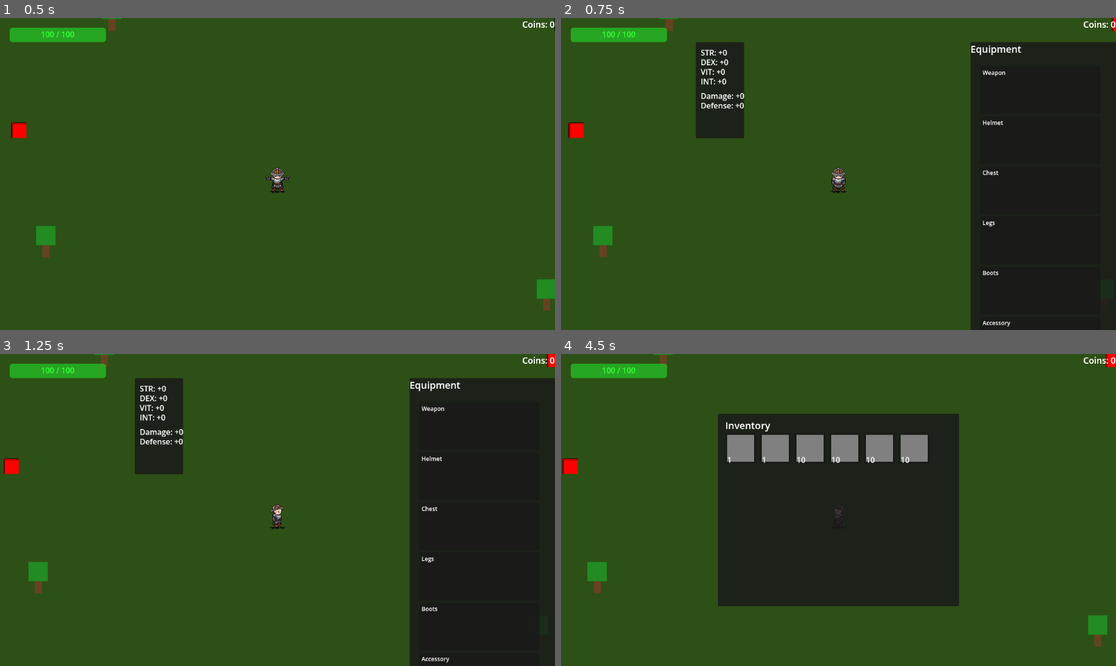
Above: before the commit, frames 1-4 (two rows, left to right).
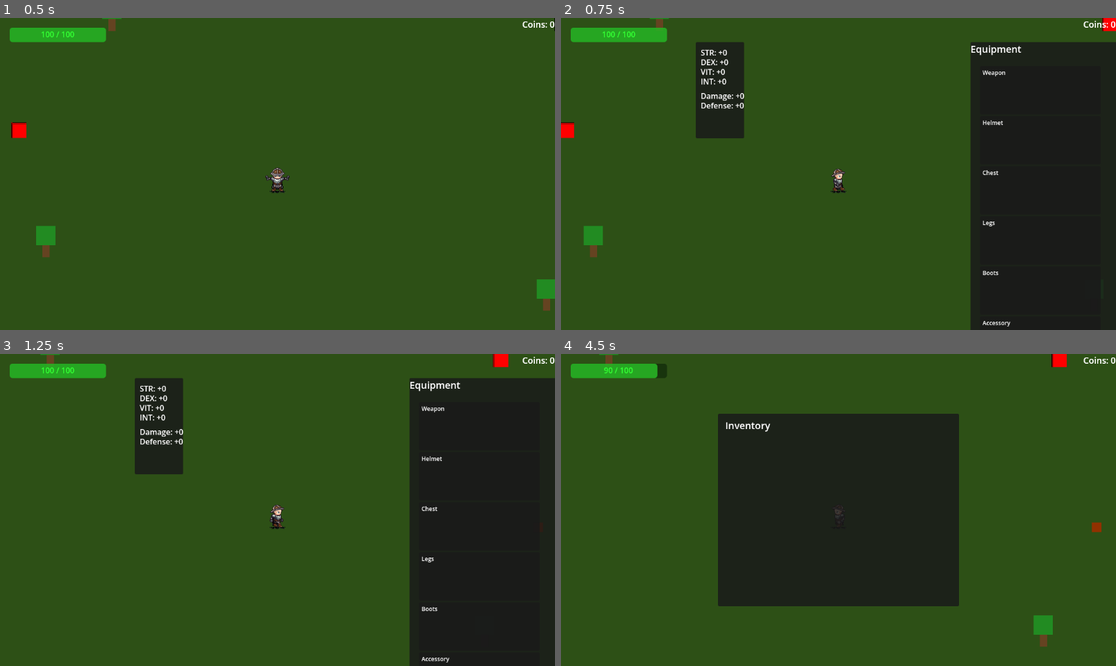
Above: after the commit, the same moments.

Repository: koukous/late-adventure
Game: Godot game, scene res://scenes/maps/wilderness_forest.tscn
Two runs of this game, one before a commit and one after it. Both use one fixed random seed, a clock stepped at 60 frames per second and the inputs below. This scene is started directly instead of the project's main scene. Sound files missing from this copy of the repository are replaced by a short silence.
Inputs (mouse positions are in pixels of both pictures, inside the frame that each line leads up to):
- Up to frame 1 (0.5 s): no input
- Up to frame 2 (0.75 s): tap Enter (ui_accept) at 0.5 s; move the mouse to (960, 158) at 0.52 s; hold D (move_right) from 0.53 s (still down); hold C (ui_equipment) from 0.53 s (still down); click (960, 158) at 0.6 s
- Up to frame 3 (1.25 s): keep holding D (move_right); keep holding C (ui_equipment); tap Enter (ui_accept) at 0.77 s
- Up to frame 4 (4.5 s): move the mouse to (727, 525) at 1.27 s; release D (move_right) at 1.28 s; release C (ui_equipment) at 1.28 s; hold S (move_down) 1.28-2.03 s; tap C (ui_equipment) at 1.35, 2.85, 4.35 s; tap Enter (ui_accept) at 1.52, 3.02, 3.5, 3.77 s; click (727, 525) at 1.55 s; move the mouse to (894, 441) at 2.02 s; hold D (move_right) 2.03-2.78 s; hold C (ui_equipment) 2.03-2.78 s; click (894, 441) at 2.1 s; move the mouse to (810, 572) at 2.77 s; hold W (move_up) 2.78-3.53 s; click (810, 572) at 3.05 s; move the mouse to (1005, 556) at 3.52 s; hold C (ui_equipment) 3.53-4.28 s; hold A (move_left) from 3.53 s (still down); click (1005, 556) at 3.6 s; tap I (ui_inventory) at 4.15 s; move the mouse to (672, 463) at 4.27 s

Frame 1 is identical in both runs. In frame 2, 0.8% of the frame differs, in the area x 0-100%, y 0-77%; in frame 3, 0.8%; in frame 4, 4.0%, in the area x 0-100%, y 0-94%.

Commit message:
cleanning code via claude

Diff:
--- a/project.godot
+++ b/project.godot
@@ -23,13 +23,8 @@
 DialogueUI="*uid://khsalhy0nbt4"
 EquipmentManager="*uid://i8lbr2biceo4"
 CraftingUI="*uid://b30qgfgan8htt"
-GlobalUi="*uid://ljqwv3c267ff"
 GuildManager="*uid://doy3q3jxlr3vv"
 GuildUI="*uid://dfk6rgd4em7nt"
-
-[display]
-
-window/size/mode=3
 
 [file_customization]
 
--- a/scripts/enemy.gd
+++ b/scripts/enemy.gd
@@ -1,5 +1,4 @@
 extends CharacterBody2D
-# Enemy with AI, drops, AND sound effects!
 
 @export var max_health: int = 30
 @export var contact_damage: int = 10
@@ -32,10 +31,6 @@
 		sprite = $Sprite2D
 
 	player = get_tree().get_first_node_in_group("player")
-
-	if player:
-		var attack_area = player.get_node("AttackArea")
-		attack_area.body_entered.connect(_on_hit_by_attack)
 
 func _physics_process(delta):
 	if damage_timer > 0:
@@ -71,29 +66,13 @@
 		player_node.take_damage(contact_damage)
 		can_damage_player = false
 		damage_timer = damage_cooldown
-		print("Enemy damaged player for ", contact_damage, " damage!")
-
-func _on_hit_by_attack(body):
-	if body == self:
-		take_damage(10)
 
 func take_damage(amount: int):
-	# Get player's equipment bonus
-	var equipment_manager = get_node_or_null("/root/EquipmentManager")
-	var bonus_damage = 0
-	if equipment_manager:
-		bonus_damage = equipment_manager.get_total_damage_bonus()
+	current_health -= amount
 
-	var total_damage = amount + bonus_damage
-
-	current_health -= total_damage  # ← Fixed to use current_health
-	print("Enemy took ", total_damage, " damage (", amount, " + ", bonus_damage, " from equipment). Health: ", current_health)
-
-	# Play hurt sound!
 	if hurt_sound:
 		hurt_sound.play()
 
-	# Visual feedback
 	if sprite:
 		sprite.modulate = Color(1, 0.3, 0.3)
 		await get_tree().create_timer(0.1).timeout
@@ -104,12 +83,8 @@
 		die()
 
 func die():
-	print("Enemy died!")
-
-	# Play death sound!
 	if death_sound:
 		death_sound.play()
-		# Wait for death sound to finish before removing enemy
 		await death_sound.finished
 
 	drop_items()
@@ -120,10 +95,8 @@
 		var health_pickup = health_pickup_scene.instantiate()
 		health_pickup.global_position = global_position
 		get_parent().add_child(health_pickup)
-		print("Dropped health pickup!")
 
 	if randf() < drop_coin_chance and coin_scene:
 		var coin = coin_scene.instantiate()
 		coin.global_position = global_position + Vector2(randf_range(-20, 20), randf_range(-20, 20))
 		get_parent().add_child(coin)
-		print("Dropped coin!")
--- a/scripts/global/backsmith_crafting_ui.gd
+++ b/scripts/global/backsmith_crafting_ui.gd
@@ -38,7 +38,7 @@
 	main_panel = Panel.new()
 	main_panel.size = Vector2(700, 500)
 	main_panel.position = Vector2(250, 100)
-	main_panel.mouse_filter = Control.MOUSE_FILTER_IGNORE
+	main_panel.mouse_filter = Control.MOUSE_FILTER_STOP
 	add_child(main_panel)
 
 	# Title
@@ -230,33 +230,7 @@
 	update_recipe_list()
 	update_recipe_details()
 
-# Input handler - blocks keyboard and manually handles button clicks
+# Block keyboard input from reaching the game world while the UI is open
 func _input(event):
-	if visible:
-		# Block keyboard (prevents Space attack)
-		if event is InputEventKey:
-			get_viewport().set_input_as_handled()
-
-		# Manual button click detection
-		if event is InputEventMouseButton and event.button_index == MOUSE_BUTTON_LEFT and event.pressed:
-			# Check recipe buttons
-			for i in recipe_list_container.get_child_count():
-				var child = recipe_list_container.get_child(i)
-				if child is Button:
-					var local_mouse = child.get_local_mouse_position()
-					var is_inside = Rect2(Vector2.ZERO, child.size).has_point(local_mouse)
-
-					if is_inside:
-						_on_recipe_selected(recipes[i])
-						get_viewport().set_input_as_handled()
-						return
-
-			# Check craft button
-			if craft_button:
-				var craft_local_mouse = craft_button.get_local_mouse_position()
-				var craft_is_inside = Rect2(Vector2.ZERO, craft_button.size).has_point(craft_local_mouse)
-
-				if craft_is_inside and not craft_button.disabled:
-					_on_craft_button_pressed()
-					get_viewport().set_input_as_handled()
-					return
+	if visible and event is InputEventKey:
+		get_viewport().set_input_as_handled()
--- a/scripts/global/core/global_ui.gd
+++ b/scripts/global/core/global_ui.gd
@@ -5,18 +5,10 @@
 @onready var equipment_ui = $EquipmentUI  # ← THIS LINE
 
 func _ready():
-	print("=== GlobalUI Debug ===")
-	print("My name: ", name)
-	print("My children count: ", get_child_count())
-
-	for child in get_children():
-		print("  Child: ", child.name, " (", child.get_class(), ")")
 	if inventory_ui:
 		inventory_ui.visible = false
 	if equipment_ui:
-		equipment_ui.visible = false  # ← THIS LINE
-
-	print("✅ Global UI loaded")
+		equipment_ui.visible = false
 
 func _input(event):
 	# Toggle inventory
@@ -30,9 +22,7 @@
 func toggle_inventory():
 	if inventory_ui:
 		inventory_ui.visible = not inventory_ui.visible
-		print("Inventory:", "OPEN" if inventory_ui.visible else "CLOSED")
 
-func toggle_equipment():  # ← THIS FUNCTION
+func toggle_equipment():
 	if equipment_ui:
 		equipment_ui.visible = not equipment_ui.visible
-		print("Equipment:", "OPEN" if equipment_ui.visible else "CLOSED")
--- a/scripts/global/player/player.gd
+++ b/scripts/global/player/player.gd
@@ -1,5 +1,4 @@
 extends CharacterBody2D
-# Player with movement, animations, combat, health, AND sound effects!
 
 # Movement settings
 @export var speed: float = 200.0
@@ -8,6 +7,7 @@
 
 # Attack settings
 @export var attack_cooldown: float = 0.5
+@export var base_damage: int = 10
 
 # Health settings
 @export var max_health: int = 100
@@ -40,83 +40,10 @@
 	current_health = max_health
 	attack_hitbox.disabled = true
 	health_changed.emit(current_health, max_health)
-
-	# Get equipment manager
-	var equipment_manager = get_node_or_null("/root/EquipmentManager")
-	if equipment_manager:
-		equipment_manager.stats_updated.connect(_on_equipment_stats_updated)
-
-	# TEST: Add equipment items!!!!!!!!!!!!!!!!!!!!!!!!!!!!!!!!!!!!!!!!!!!!!!!!!!
-	await get_tree().create_timer(1.0).timeout  # Wait for managers to load
-
-	var inventory = get_node("/root/InventoryManager")
-	if inventory:
-
-		#adding equipement for test
-		var sword = load("res://resources/equipement/iron_sword.tres")
-		var helmet = load("res://resources/equipement/leather_helmet.tres")
-		#var chest = load("res://leather_chest.tres")
-		inventory.add_item(sword, 1)
-		inventory.add_item(helmet, 1)
-		print("Test equipment added to inventory!")
-		#end adding for test
-
-	# Wait a moment for autoloads to load
-	await get_tree().create_timer(0.5).timeout
-
-	# Test if EquipmentManager exists
-	var eq = get_node_or_null("/root/EquipmentManager")
-	if eq:
-		print("✅ EquipmentManager FOUND!")
-	else:
-		print("❌ EquipmentManager NOT FOUND!")
-
-	# List all autoloads
-	print("=== All Root Nodes ===")
-	for child in get_tree().root.get_children():
-		print("  - ", child.name)
-
-	await get_tree().create_timer(2.0).timeout
-
-	# Test equipping directly
-	var eq_manager = get_node("/root/EquipmentManager")
-	var sword = load("res://resources/craftingRecipe/Iron_Sword_Recepi.tres")
-
-	if eq_manager and sword:
-		print("=== DIRECT EQUIP TEST ===")
-		print("Sword type: ", sword.get_class())
-		print("Is EquipmentData: ", sword is EquipmentData)
-
-		if sword is EquipmentData:
-			eq_manager.equip_item(sword)
-			print("Total damage after equip: ", eq_manager.total_damage)
-			print("Total strength after equip: ", eq_manager.total_strength)
-
-	if inventory:
-		# Add crafting materials
-		var skin = load("res://resources/materials/monster_skin.tres")
-		var bones = load("res://resources/materials/bones.tres")
-		var flower = load("res://resources/materials/flower.tres")
-		var wood = load("res://resources/materials/wood.tres")
-
-		if skin:
-			inventory.add_item(skin, 10)
-		if bones:
-			inventory.add_item(bones, 10)
-		if flower:
-			inventory.add_item(flower, 10)
-		if wood:
-			inventory.add_item(wood, 10)
-
-		print("Test materials added!")
-
-	# TEST: Add equipment items!!!!!!!!!!!!!!!!!!!!!!!!!!!!!!!!!!!!!!!!!!!!!!!!!!
+	attack_area.body_entered.connect(_on_attack_body_entered)
 
 func _physics_process(delta):
 	update_timers(delta)
-
-	if Input.is_action_just_pressed("attack") and can_attack and not is_attacking:
-		start_attack()
 
 	if not is_attacking:
 		handle_movement(delta)
@@ -156,23 +83,36 @@
 	)
 	return direction.normalized()
 
+func get_attack_damage() -> int:
+	var equipment_manager = get_node_or_null("/root/EquipmentManager")
+	var bonus = equipment_manager.get_total_damage_bonus() if equipment_manager else 0
+	return base_damage + bonus
+
 func start_attack():
 	is_attacking = true
 	can_attack = false
 	attack_timer = attack_cooldown
 
-	# Play attack sound!
 	if attack_sound:
 		attack_sound.play()
 
 	update_attack_hitbox_position()
 	attack_hitbox.disabled = false
 
+	# Hit bodies already overlapping (body_entered won't fire for them)
+	for body in attack_area.get_overlapping_bodies():
+		if body.has_method("take_damage"):
+			body.take_damage(get_attack_damage())
+
 	await get_tree().create_timer(0.2).timeout
 	attack_hitbox.disabled = true
 
 	await get_tree().create_timer(0.3).timeout
 	is_attacking = false
+
+func _on_attack_body_entered(body):
+	if not attack_hitbox.disabled and body.has_method("take_damage"):
+		body.take_damage(get_attack_damage())
 
 func update_attack_hitbox_position():
 	var offset_distance = 40
@@ -193,9 +133,7 @@
 		return
 
 	current_health -= amount
-	print("Player took ", amount, " damage! Health: ", current_health, "/", max_health)
-
-	# Play hurt sound!
+
 	if hurt_sound:
 		hurt_sound.play()
 
@@ -225,18 +163,14 @@
 
 func heal(amount: int):
 	current_health = min(current_health + amount, max_health)
-	print("Player healed ", amount, "! Health: ", current_health, "/", max_health)
-
-	# Play heal sound!
+
 	if heal_sound:
 		heal_sound.play()
 
 	health_changed.emit(current_health, max_health)
 
 func die():
-	print("Player died!")
 	player_died.emit()
-
 	await get_tree().create_timer(1.0).timeout
 	get_tree().reload_current_scene()
 
@@ -259,31 +193,25 @@
 	else:
 		animated_sprite.play("idle")
 
-func _on_equipment_stats_updated():
-	# Recalculate damage with equipment bonuses
-	update_combat_stats()
-
-func update_combat_stats():
-	var equipment_manager = get_node_or_null("/root/EquipmentManager")
-	if equipment_manager:
-		var base_damage = 10  # Your base damage
-		var bonus_damage = equipment_manager.get_total_damage_bonus()
-		var total_damage = base_damage + bonus_damage
-
-		print("Total damage: ", total_damage, " (Base: ", base_damage, " + Equipment: ", bonus_damage, ")")
-
-		# Use this total_damage in your attack code
-
 func _input(event):
 	if event is InputEventMouseButton and event.button_index == MOUSE_BUTTON_LEFT and event.pressed:
-		# Check if mouse is over UI
-		var ui_control = get_viewport().gui_get_focus_owner()
-		if ui_control:
-			return  # Mouse is on UI - don't attack
-
-		# Check if any UI is visible
+		if get_viewport().gui_get_focus_owner():
+			return
+
 		var crafting_ui = get_node_or_null("/root/CraftingUI")
 		if crafting_ui and crafting_ui.visible:
-			return  # Crafting UI open - don't attack
-
-		start_attack()
+			return
+
+		var guild_ui = get_node_or_null("/root/GuildUI")
+		if guild_ui and guild_ui.visible:
+			return
+
+		var global_ui = get_node_or_null("/root/GlobalUI")
+		if global_ui:
+			if global_ui.inventory_ui and global_ui.inventory_ui.visible:
+				return
+			if global_ui.equipment_ui and global_ui.equipment_ui.visible:
+				return
+
+		if can_attack and not is_attacking:
+			start_attack()
